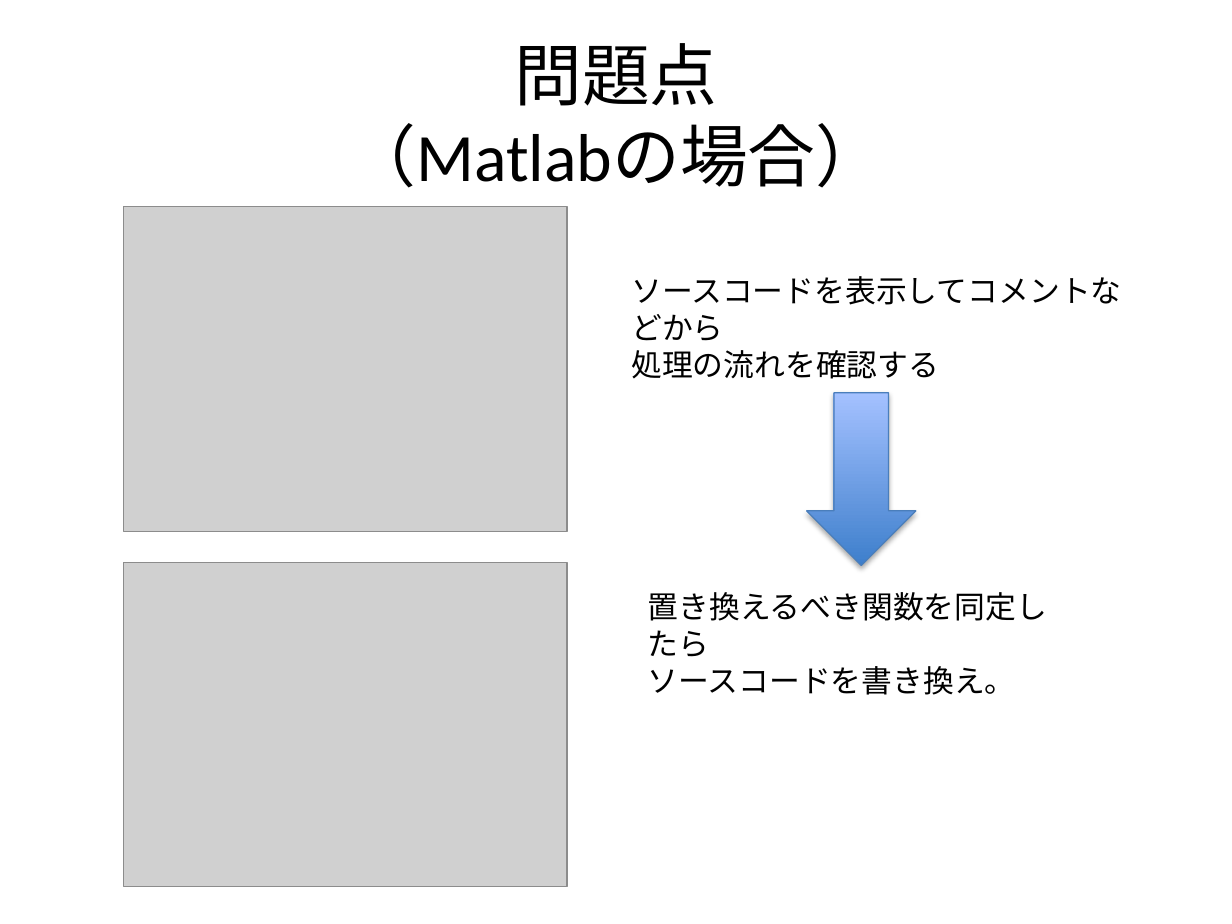
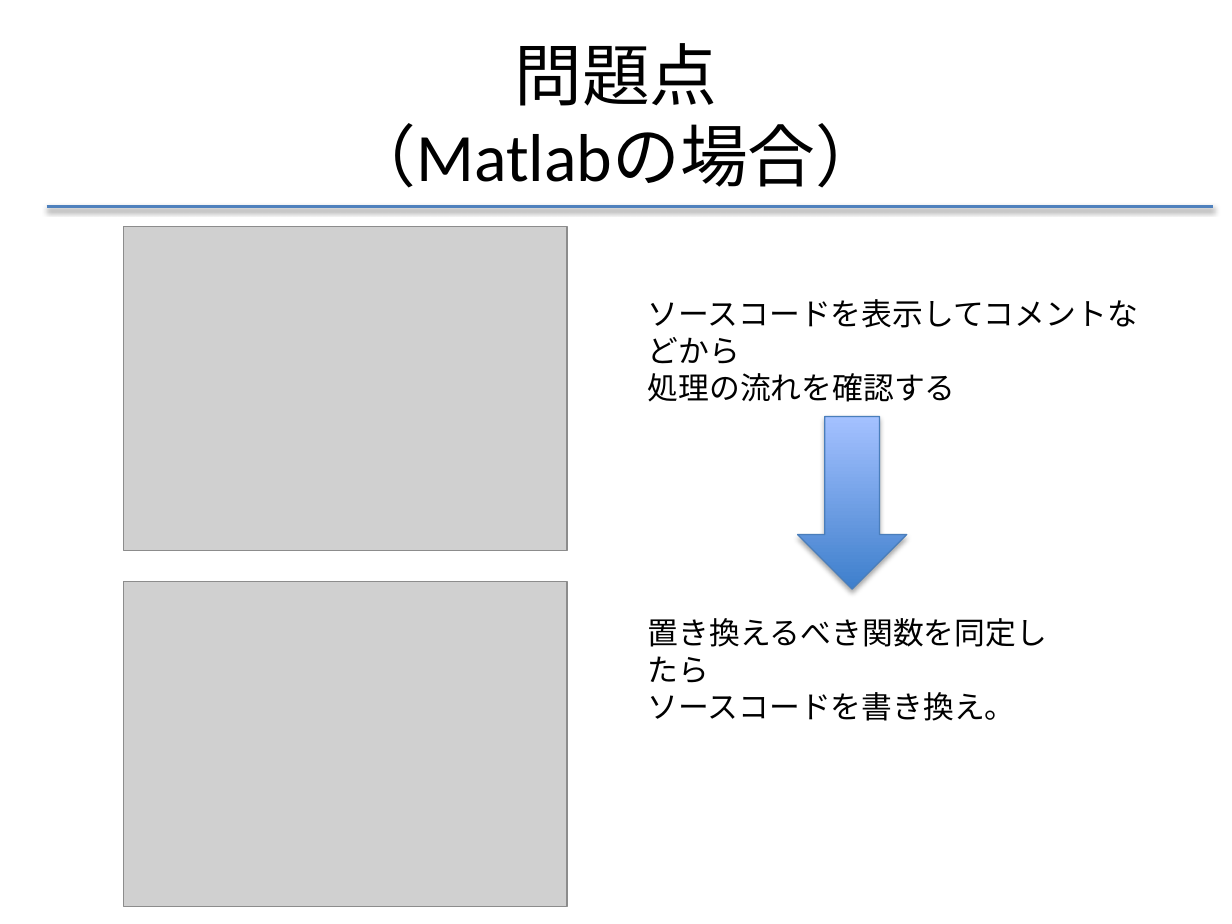
Before and after one commit to f-akazawa/akaz_uecdevelop, a slide deck: slide 7 of doc/中間発表資料.pptx (slide 6 before the commit). Drawn at 1232x924 pixels with LibreOffice and Linux fonts; fonts in the diff are those of the drawing; grey boxes stand for pictures. Boxes give left, top, right and bottom in pixels: in the first picture for what was removed or moved away, otherwise in the second. Text is boxed around its words. In the diff, an @@ line names an element or a change of style, - is before the commit and + after.

Commit message:
PPTの見た目と流れを修正
練習前の直しはこれで最後のつもり

```diff
--- a/doc/中間発表資料.pptx
+++ b/doc/中間発表資料.pptx
@@ line added from (47, 207) to (1214, 207), #4F81BD 2 pt @@
@@ picture moved from (x1=124, y1=207, x2=568, y2=532) to (x1=124, y1=227, x2=568, y2=552) @@
@@ text "ソースコードを表示してコメントなどから" moved from (x1=631, y1=276, x2=1121, y2=379) to (x1=648, y1=299, x2=1138, y2=402) @@
@@ down arrow moved from (x1=807, y1=393, x2=917, y2=565) to (x1=797, y1=416, x2=907, y2=589) @@
@@ picture moved from (x1=124, y1=562, x2=568, y2=887) to (x1=124, y1=582, x2=568, y2=907) @@
@@ text "置き換えるべき関数を同定したら" moved from (x1=648, y1=592, x2=1047, y2=695) to (x1=648, y1=618, x2=1047, y2=721) @@
```
Also in this commit, not shown: 17 other slides changed, 1 slide added.
